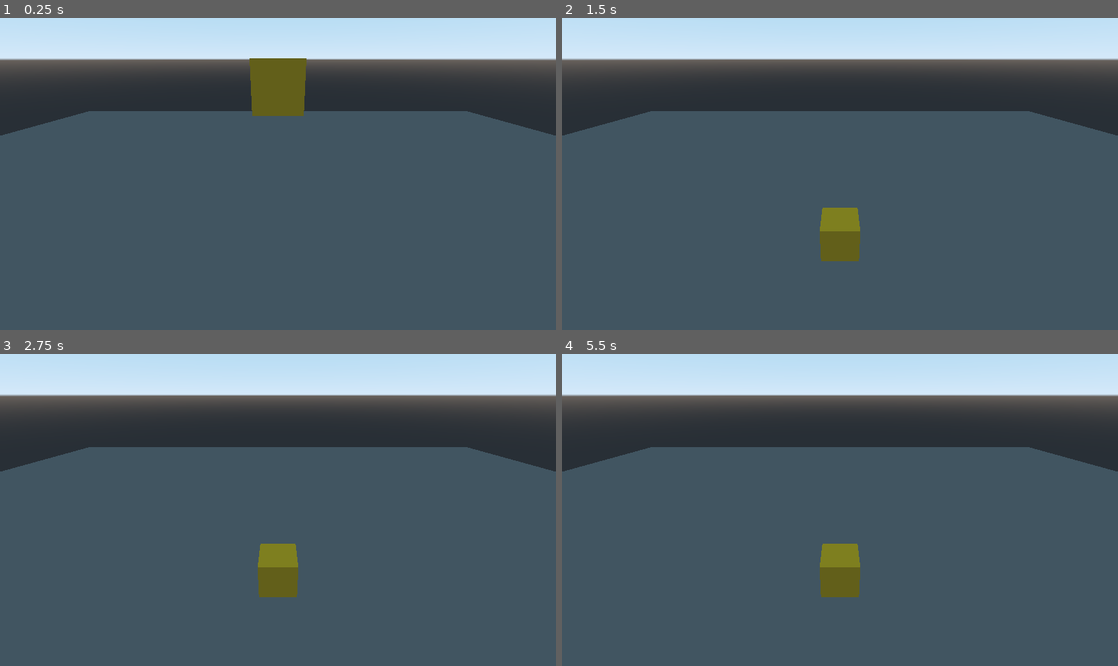
Above: before the commit, frames 1-4 (two rows, left to right).
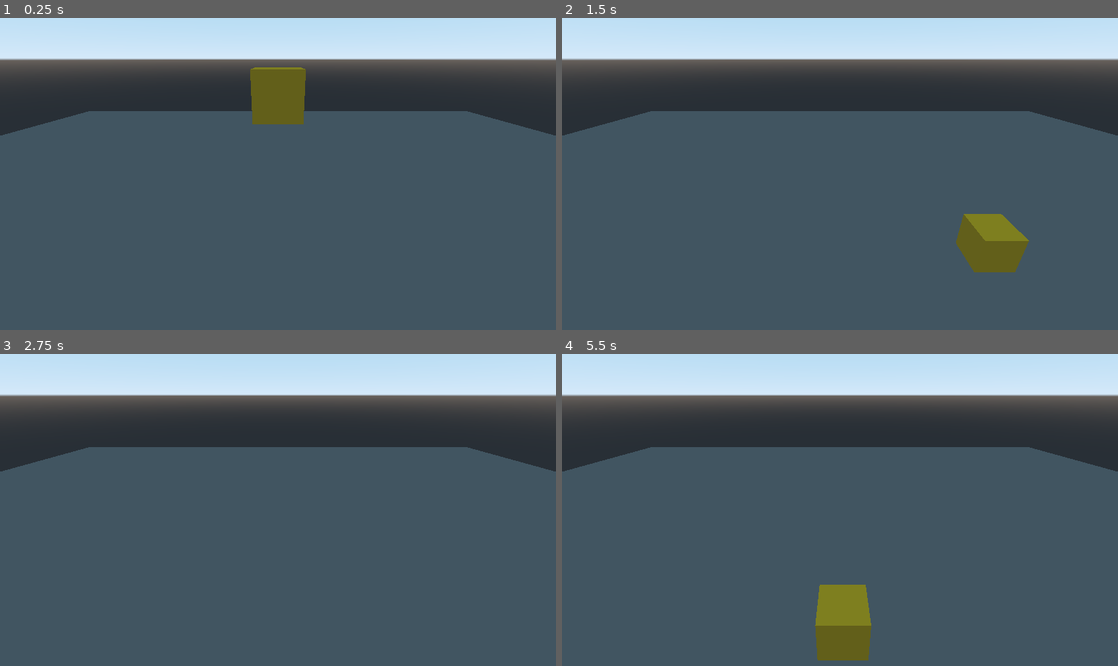
Above: after the commit, the same moments.

Repository: Pop0p/au-suivant-et-vite
Game: Godot game, scene res://Nodes/TestingScene.tscn
The game is run twice, just before and just after one commit, with the same random seed, the same clock (stepped at 60 frames per second) and the same inputs.
Inputs:
- Up to frame 1 (0.25 s): no input
- Up to frame 2 (1.5 s): hold Right (ui_right) 0.53-1.28 s; hold Down (ui_down) from 1.28 s (still down)
- Up to frame 3 (2.75 s): release Down (ui_down) at 2.03 s; hold Right (ui_right) from 2.03 s (still down)
- Up to frame 4 (5.5 s): tap Enter at 2.75 s; release Right (ui_right) at 2.78 s; hold Up (ui_up) 2.78-3.53 s; tap Space at 3.5 s; hold Left (ui_left) 3.53-5.03 s; hold Down (ui_down) from 5.03 s (still down)

The runs differ from the first frame. In frame 1, 0.6% of the frame differs, in the area x 44-56%, y 12-35%; in frame 2, 3.1%; in frame 3, 1.2%; in frame 4, 3.2%, in the area x 45-56%, y 60-99%.

Commit message:
Player movements base
Lerp for player acceleration & slowdown

Diff:
--- a/Nodes/Player.tscn
+++ b/Nodes/Player.tscn
@@ -1,4 +1,6 @@
-[gd_scene load_steps=4 format=2]
+[gd_scene load_steps=5 format=2]
+
+[ext_resource path="res://Nodes/PlayerMovements.gd" type="Script" id=1]
 
 [sub_resource type="CubeMesh" id=1]
 size = Vector3( 0.5, 0.5, 0.5 )
@@ -11,12 +13,14 @@
 
 [node name="Spatial" type="Spatial"]
 
-[node name="RigidBody" type="RigidBody" parent="."]
+[node name="KinematicBody" type="KinematicBody" parent="."]
+script = ExtResource( 1 )
+speed = 2.5
 
-[node name="Cube" type="MeshInstance" parent="RigidBody"]
+[node name="Cube" type="MeshInstance" parent="KinematicBody"]
 mesh = SubResource( 1 )
 skeleton = NodePath("../..")
 material/0 = SubResource( 3 )
 
-[node name="CollisionShape" type="CollisionShape" parent="RigidBody"]
+[node name="CollisionShape" type="CollisionShape" parent="KinematicBody"]
 shape = SubResource( 2 )
--- /dev/null
+++ b/Nodes/PlayerMovements.gd
@@ -0,0 +1,82 @@
+extends KinematicBody
+
+# Player movement speed
+export var speed : float = 10
+export var fall_acceleration : float = 10
+export var stop_time : float = 0.25
+export var start_time : float = 0.25
+
+var velocity : Vector3 = Vector3.ZERO
+
+var x_start_value : float = 0
+var z_start_value : float = 0
+var current_x_start_time : float = 0
+var current_z_start_time : float = 0
+
+var x_stop_value : float = 0
+var z_stop_value : float = 0
+var current_x_stop_time : float = 0
+var current_z_stop_time : float = 0
+
+
+
+func _physics_process(delta):
+	var direction : Vector3
+	direction.x = Input.get_action_strength("ui_right") - Input.get_action_strength("ui_left")
+	direction.z = Input.get_action_strength("ui_down") - Input.get_action_strength("ui_up")
+	if direction != Vector3.ZERO:
+		direction = direction.normalized()
+		if direction.x != 0:
+			lerp_speed_up_x(direction.x, delta)
+			current_x_stop_time = 0
+			if direction.z == 0 and velocity.z != 0 and current_z_stop_time > 0:
+				current_z_stop_time += (stop_time / 5) * delta
+		if direction.z != 0:
+			lerp_speed_up_z(direction.z, delta)
+			current_z_stop_time = 0
+			if direction.x == 0 and velocity.x != 0 and current_x_stop_time > 0:
+				current_x_stop_time += (stop_time / 5) * delta
+
+	velocity.y -= fall_acceleration * delta
+	velocity = move_and_slide(velocity, Vector3.UP)
+
+	if direction.x == 0:
+		current_x_start_time = 0
+		lerp_slow_down_x(delta)
+	if direction.z == 0:
+		current_z_start_time = 0
+		lerp_slow_down_z(delta)
+
+func lerp_speed_up_x(direction:float, delta:float):
+	if (direction < 0 && velocity.x > 0 || direction > 0 && velocity.x < 0) && velocity.x != 0:
+		current_x_start_time = 0
+	if current_x_start_time == 0:
+		x_start_value = velocity.x
+	current_x_start_time += delta
+	velocity.x = lerp(x_start_value, direction * speed, current_x_start_time / start_time)
+	if current_x_start_time >= start_time:
+		velocity.x = direction * speed
+func lerp_speed_up_z(direction:float,delta:float):
+	if (direction < 0 && velocity.z > 0 || direction > 0 && velocity.z < 0) && velocity.z != 0:
+		current_z_start_time = 0
+	if current_z_start_time == 0:
+		z_start_value = velocity.z
+	current_z_start_time += delta
+	velocity.z = lerp(z_start_value, direction * speed, current_z_start_time / start_time)
+	if current_z_start_time >= start_time:
+		velocity.z = direction * speed
+
+func lerp_slow_down_x(delta:float):
+	if current_x_stop_time == 0:
+		x_stop_value = velocity.x
+	current_x_stop_time += delta
+	velocity.x = lerp(x_stop_value, 0, current_x_stop_time / stop_time)
+	if current_x_stop_time >= stop_time:
+		velocity.x = 0
+func lerp_slow_down_z(delta:float):
+	if current_z_stop_time == 0:
+		z_stop_value = velocity.z
+	current_z_stop_time += delta
+	velocity.z = lerp(z_stop_value, 0, current_z_stop_time / stop_time)
+	if current_z_stop_time >= stop_time:
+		velocity.z = 0
--- a/Nodes/TestingScene.tscn
+++ b/Nodes/TestingScene.tscn
@@ -8,8 +8,8 @@
 [sub_resource type="SpatialMaterial" id=3]
 albedo_color = Color( 0.403922, 0.403922, 0.403922, 1 )
 
-[sub_resource type="ConvexPolygonShape" id=2]
-points = PoolVector3Array( -1.00542, 0.00546448, -1.00546, 1.00546, 0.00546448, 1.00546, -1.00542, 0.00546448, 1.00546, 1.00546, 0.00546448, -1.00546 )
+[sub_resource type="ConvexPolygonShape" id=4]
+points = PoolVector3Array( -10.0546, 0.0546448, -10.0546, 10.0546, 0.0546448, 10.0546, -10.0546, 0.0546448, 10.0546, 10.0546, 0.0546448, -10.0546 )
 
 [node name="TestingScene" type="Spatial"]
 
@@ -21,7 +21,7 @@
 material/0 = SubResource( 3 )
 
 [node name="CollisionShape" type="CollisionShape" parent="Ground"]
-shape = SubResource( 2 )
+shape = SubResource( 4 )
 
 [node name="Player" parent="." instance=ExtResource( 1 )]
 transform = Transform( 1, 0, 0, 0, 1, 0, 0, 0, 1, 0, 2.5, 0 )
--- a/project.godot
+++ b/project.godot
@@ -18,6 +18,15 @@
 
 common/drop_mouse_on_gui_input_disabled=true
 
+[input]
+
+ui_left={
+"deadzone": 0.5,
+"events": [ Object(InputEventKey,"resource_local_to_scene":false,"resource_name":"","device":0,"alt":false,"shift":false,"control":false,"meta":false,"command":false,"pressed":false,"scancode":16777231,"physical_scancode":0,"unicode":0,"echo":false,"script":null)
+, Object(InputEventJoypadButton,"resource_local_to_scene":false,"resource_name":"","device":0,"button_index":14,"pressure":0.0,"pressed":false,"script":null)
+ ]
+}
+
 [physics]
 
 common/enable_pause_aware_picking=true
